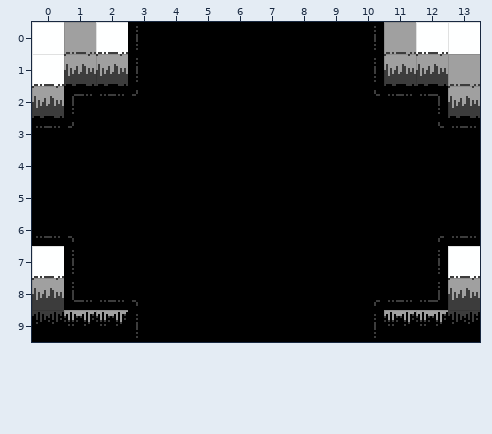
One commit to this Tiled map: art/rooms/GrassyTest_Standard_NESW.tmx. This is how it looked before the edit.
Cells are 16x16 px. Shown: x 0..13, y 0..9. Tiles whose own drawing changed are shown in their newer look in all pictures.
The result:
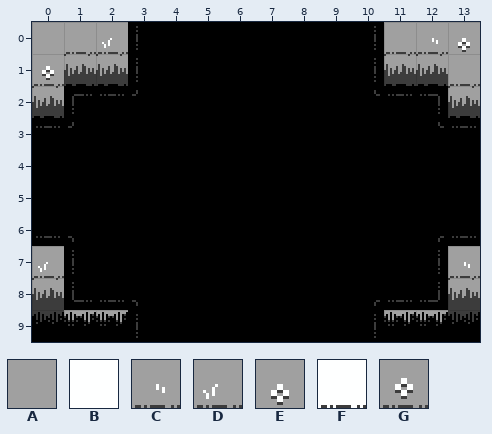
Key: from "MapTiles": A 2 "map", B 3 "map", C 19 "map", D 20 "map", E 22 "map", F 24 "map", G 25 "map".
_ is an empty cell.
From old to new:
Layer "Tile Layer 1":
Tile A replaces tile B in row 0 at x 0.
Tile C replaces tile F in row 0 at x 12; in row 7 at x 13.
Tile D replaces tile F in row 0 at x 2; in row 7 at x 0.
Tile E replaces tile B in row 0 at x 13.
Tile G replaces tile F in row 1 at x 0.
Pixel boxes of the changes (left, top, right, bottom) in both pictures:
changed: (32, 22, 64, 86)
changed: (96, 22, 128, 54)
changed: (416, 22, 480, 54)
changed: (32, 246, 64, 278)
changed: (448, 246, 480, 278)
